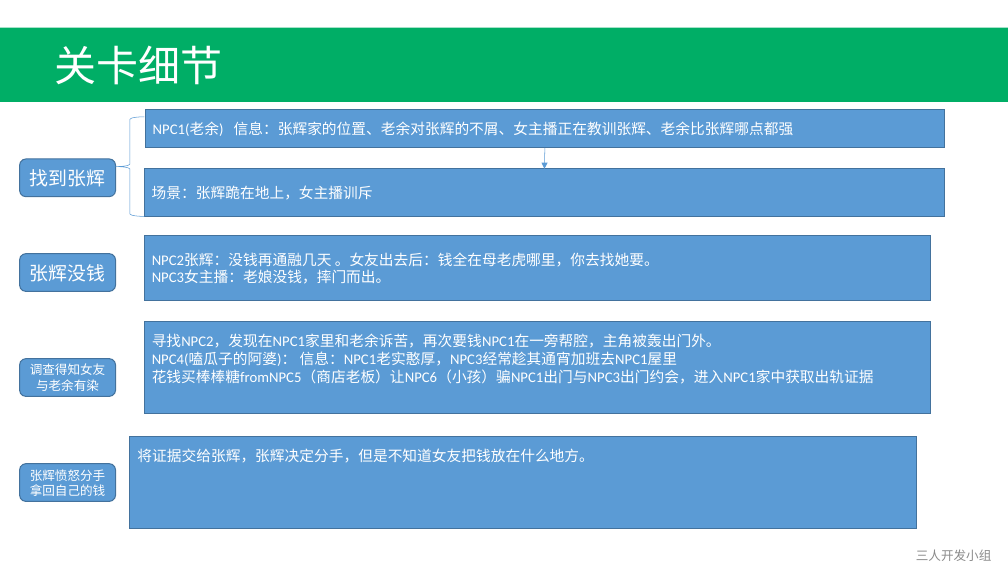
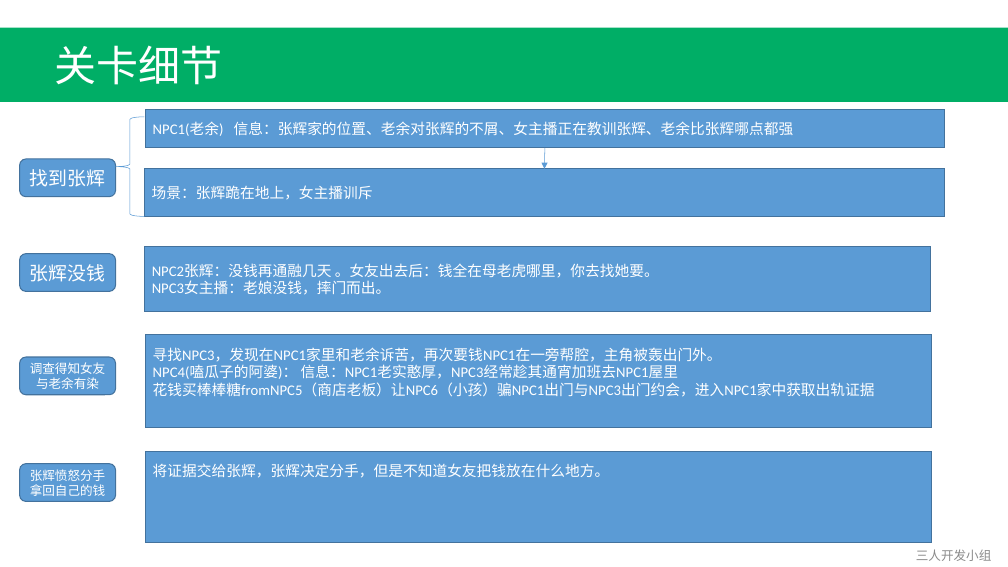
Before and after one commit to Fordebt/Give-me-my-money, a slide deck: slide 5 of 关卡1-沈永良.pptx (slide 6 before the commit). Drawn at 1008x567 pixels with LibreOffice and Linux fonts; fonts in the diff are those of the drawing. Boxes give left, top, right and bottom in pixels: in the first picture for what was removed or moved away, otherwise in the second. Text is boxed around its words. In the diff, an @@ line names an element or a change of style, - is before the commit and + after.

```diff
--- a/关卡1-沈永良.pptx
+++ b/关卡1-沈永良.pptx
@@ rectangle "NPC2张辉：没钱再通融几天 。女友出去后：钱全在母老虎哪里，你去找她要。": place and size @@
-rectangle "NPC2张辉：没钱再通融几天 。女友出去后：钱全在母老虎哪里，你去找她要。" at [144,236,931,301]
+rectangle "NPC2张辉：没钱再通融几天 。女友出去后：钱全在母老虎哪里，你去找她要。" at [144,247,931,312]
@@ rectangle "寻找NPC3，发现在NPC1家里和老余诉苦，再次要钱NPC1在一旁帮腔，主角被轰出门外。": place and size @@
-rectangle "寻找NPC3，发现在NPC1家里和老余诉苦，再次要钱NPC1在一旁帮腔，主角被轰出门外。" at [144,321,931,414]
+rectangle "寻找NPC3，发现在NPC1家里和老余诉苦，再次要钱NPC1在一旁帮腔，主角被轰出门外。" at [145,335,932,427]
@@ text in rectangle at [153,347,722,362]: text changed @@
-寻找NPC2，发现在NPC1家里和老余诉苦，再次要钱NPC1在一旁帮腔，主角被轰出门外。
+寻找NPC3，发现在NPC1家里和老余诉苦，再次要钱NPC1在一旁帮腔，主角被轰出门外。
@@ rectangle "将证据交给张辉，张辉决定分手，但是不知道女友把钱放在什么地方。": place and size @@
-rectangle "将证据交给张辉，张辉决定分手，但是不知道女友把钱放在什么地方。" at [130,437,917,529]
+rectangle "将证据交给张辉，张辉决定分手，但是不知道女友把钱放在什么地方。" at [145,451,932,543]
```
Also in this commit, not shown: 1 other slide changed, 1 slide added, 9 other files.
